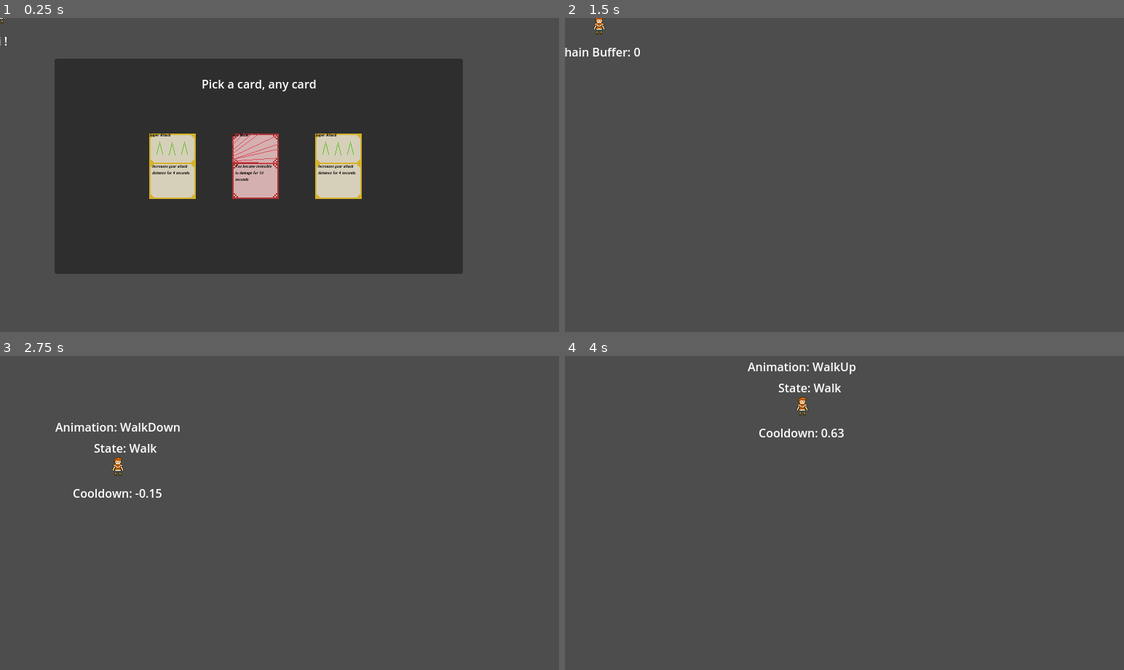
Above: before the commit, frames 1-4 (two rows, left to right).
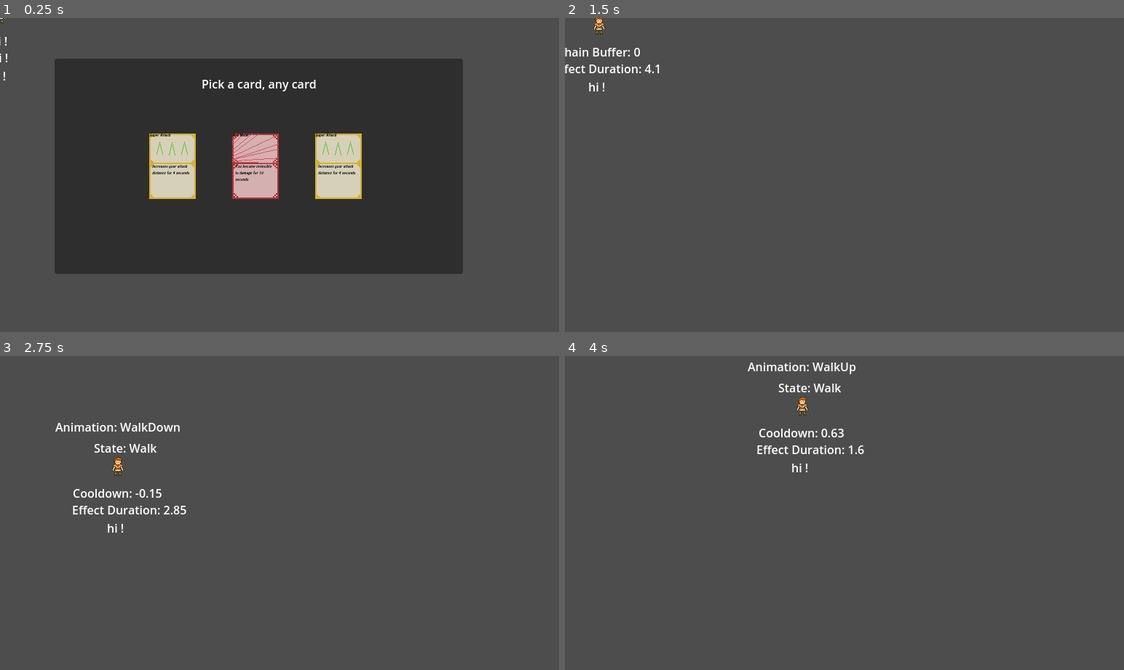
Above: after the commit, the same moments.

Repository: UVGDClub/PassTheGame_2024
Game: Godot game, scene res://src/main_temp.tscn
Two runs of this game, one before a commit and one after it. Both use one fixed random seed, a clock stepped at 60 frames per second and the inputs below. This scene is started directly instead of the project's main scene.
Inputs (mouse positions are in pixels of both pictures, inside the frame that each line leads up to):
- Up to frame 1 (0.25 s): no input
- Up to frame 2 (1.5 s): click (738, 165) at 0.52 s; tap Enter at 1.25 s; move the mouse to (967, 159) at 1.27 s; hold D (right) from 1.28 s (still down); click (967, 159) at 1.35 s
- Up to frame 3 (2.75 s): right-click (402, 497) at 1.55 s; move the mouse to (167, 528) at 2.02 s; release D (right) at 2.03 s; hold S (down) from 2.03 s (still down); right-click (167, 528) at 2.1 s; tap F (consume, bound only after the commit) at 2.3 s
- Up to frame 4 (4 s): move the mouse to (900, 443) at 2.77 s; release S (down) at 2.78 s; hold D (right) 2.78-3.53 s; tap F (consume, bound only after the commit) at 2.85 s; click (900, 443) at 3.05 s; move the mouse to (816, 575) at 3.52 s; hold W (up) from 3.53 s (still down); click (816, 575) at 3.6 s; right-click (816, 575) at 3.8 s

The runs differ from the first frame. In frame 1, less than 0.1% of the frame differs, in the area x 0-2%, y 11-20%; in frame 2, 0.2%; in frame 3, 0.3%, in the area x 13-34%, y 47-57%; in frame 4, 0.3%.

Commit message:
Nom Nom Update
-Basic Consume mechanic added
-Additional UIs and labels for debugging

Diff:
--- a/project.godot
+++ b/project.godot
@@ -64,6 +64,11 @@
 "events": [Object(InputEventKey,"resource_local_to_scene":false,"resource_name":"","device":-1,"window_id":0,"alt_pressed":false,"shift_pressed":false,"ctrl_pressed":false,"meta_pressed":false,"pressed":false,"keycode":0,"physical_keycode":69,"key_label":0,"unicode":101,"echo":false,"script":null)
 ]
 }
+consume={
+"deadzone": 0.5,
+"events": [Object(InputEventKey,"resource_local_to_scene":false,"resource_name":"","device":-1,"window_id":0,"alt_pressed":false,"shift_pressed":false,"ctrl_pressed":false,"meta_pressed":false,"pressed":false,"keycode":0,"physical_keycode":70,"key_label":0,"unicode":102,"echo":false,"script":null)
+]
+}
 
 [layer_names]
 
--- a/src/cards/card.gd
+++ b/src/cards/card.gd
@@ -31,6 +31,7 @@
 @export var on_card_played_sfx: AudioStream = null
 @export var duration: float
 var player: Player
+var consumed: bool
 
 func on_drawn() -> void:
 	if on_card_played_sfx != null:
@@ -38,3 +39,6 @@
 
 func play() -> void:
 	assert(false, "Each card must implement their own play() function.")
+
+func consume() -> void:
+	assert(false, "Each card must implement their own consume function.")
--- a/src/cards/invinciblility_card_temp.gd
+++ b/src/cards/invinciblility_card_temp.gd
@@ -6,5 +6,12 @@
 func play() -> void:
 	player = DeckManager.get_tree().get_nodes_in_group("Player")[0]
 	player.hurtbox.monitorable = false
-	await DeckManager.get_tree().create_timer(length).timeout
+	await DeckManager.timer.timeout
 	player.hurtbox.monitorable = true
+	if consumed:
+		DeckManager.remove_card(self)
+
+func consume() -> void:
+	if not consumed:
+		consumed = true
+		DeckManager.timer.start(duration)
--- a/src/cards/no_dash_cooldown_ethereal_card_temp.gd
+++ b/src/cards/no_dash_cooldown_ethereal_card_temp.gd
@@ -7,5 +7,11 @@
 	player = DeckManager.get_tree().get_nodes_in_group("Player")[0]
 	var prev_player_dash_cooldown = player.dash_cooldown
 	player.dash_cooldown = 0
-	await DeckManager.get_tree().create_timer(length).timeout
+	await DeckManager.timer.timeout
 	player.dash_cooldown = prev_player_dash_cooldown
+
+
+func consume() -> void:
+	if not consumed:
+		consumed = true
+		DeckManager.timer.start(duration)
--- a/src/cards/super_attack_card_temp.gd
+++ b/src/cards/super_attack_card_temp.gd
@@ -7,5 +7,12 @@
 func play() -> void:
 	player = DeckManager.get_tree().get_nodes_in_group("Player")[0]
 	player.attack_time += attack_length_increase
-	await DeckManager.get_tree().create_timer(super_attack_length).timeout
+	await DeckManager.timer.timeout
 	player.attack_time -= attack_length_increase
+	if consumed:
+		DeckManager.remove_card(self)
+
+func consume() -> void:
+	if not consumed:
+		consumed = true
+		DeckManager.timer.start(duration)
--- a/src/cards/super_dash_card_temp.gd
+++ b/src/cards/super_dash_card_temp.gd
@@ -7,5 +7,12 @@
 func play() -> void:
 	player = DeckManager.get_tree().get_nodes_in_group("Player")[0]
 	player.dash_time += dash_time_increase
-	await DeckManager.get_tree().create_timer(super_dash_length).timeout
+	await DeckManager.timer.timeout
 	player.dash_time -= dash_time_increase
+	if consumed:
+		DeckManager.remove_card(self)
+
+func consume() -> void:
+	if not consumed:
+		consumed = true
+		DeckManager.timer.start(duration)
--- a/src/cards/super_speed_card_temp.gd
+++ b/src/cards/super_speed_card_temp.gd
@@ -7,5 +7,12 @@
 func play() -> void:
 	player = DeckManager.get_tree().get_nodes_in_group("Player")[0]
 	player.MAX_WALK_VEL += speed_increase
-	await DeckManager.get_tree().create_timer(super_speed_length).timeout
+	await DeckManager.timer.timeout
 	player.MAX_WALK_VEL -= speed_increase
+	if consumed:
+		DeckManager.remove_card(self)
+
+func consume() -> void:
+	if not consumed:
+		consumed = true
+		DeckManager.timer.start(duration)
--- a/src/managers/deck_manager.gd
+++ b/src/managers/deck_manager.gd
@@ -31,6 +31,7 @@
 var is_currently_shuffling: bool = false
 var card_cycle_started: bool = false
 var _rng: RandomNumberGenerator = RandomNumberGenerator.new()
+var drawn_card: Card = null
 
 func _ready():
 	_rng.randomize()
@@ -75,21 +76,28 @@
 
 
 func shuffle_deck() -> void:
-	discard_pile = []
-	draw_pile = full_deck.duplicate()
-	draw_pile.shuffle()
-	emit_signal("deck_shuffled")
-	timer.start(SHUFFLE_TIME)
-	is_currently_shuffling = true
-	await get_tree().create_timer(1).timeout
-	SfxManager.play_sfx(shuffle_sfx, 0.1)
+	print(len(full_deck))
+	if len(full_deck) > 0:
+		print("shuffled")
+		discard_pile = []
+		draw_pile = full_deck.duplicate()
+		draw_pile.shuffle()
+		emit_signal("deck_shuffled")
+		timer.start(SHUFFLE_TIME)
+		is_currently_shuffling = true
+		SfxManager.play_sfx(shuffle_sfx, 0.1)
+	else:
+		print("cycle end")
+		card_cycle_started = false
+		drawn_card = null
 
 
 func draw_card() -> void:
 	if len(draw_pile) <= 0:
+		await get_tree().create_timer(1).timeout #this delay is to make sure the last card is removed on time
 		shuffle_deck()
 		return
-	var drawn_card: Card = draw_pile.pop_front()
+	drawn_card= draw_pile.pop_front()
 
 	drawn_card.on_drawn()
 	drawn_card.play()
@@ -100,6 +108,9 @@
 		discard_pile.append(drawn_card)
 	timer.start(drawn_card.duration)
 
+func consume_card() -> void:
+	if !is_currently_shuffling && drawn_card != null:
+		drawn_card.consume()
 
 func _on_timer_timeout():
 	if is_currently_shuffling:
--- a/src/player/player.gd
+++ b/src/player/player.gd
@@ -26,7 +26,7 @@
 var input_vect = Vector2.ZERO
 var dash_just_pressed = false
 var attack_just_pressed = false
-
+var consume_just_pressed = false
 var last_input_vect = Vector2.RIGHT
 #
 
@@ -45,8 +45,9 @@
 var dash_cooldown_timer = 0
 
 func _physics_process(delta):
-	print(dash_time)
 	get_input()
+	if consume_just_pressed:
+		consume_action()
 	state_machine.physics_process(delta)
 	move_and_slide()
 
@@ -56,6 +57,7 @@
 	input_vect = Input.get_vector("left", "right", "up", "down")
 	dash_just_pressed = Input.is_action_just_pressed("dash")
 	attack_just_pressed = Input.is_action_just_pressed("attack")
+	consume_just_pressed = Input.is_action_just_pressed("consume")
 
 func update_animation(type, vect):
 	if vect == Vector2.ZERO:
@@ -119,6 +121,8 @@
 	if animation_name and animation_player.current_animation != animation_name:
 		animation_player.play(animation_name)
 
+func consume_action():
+	DeckManager.consume_card()
 
 func update_debug_labels():
 	$temp_StateLabel.text = "State: " + state_machine.current_state.name
@@ -127,3 +131,10 @@
 		$temp_InputChainLabel.text = "Chain Buffer: " + str(round(input_chain_buffer_timer * 100) / 100)
 	else:
 		$temp_InputChainLabel.text = "Cooldown: " + str(round(dash_cooldown_timer * 100) / 100)
+	if DeckManager.is_currently_shuffling:
+		$temp_ActiveEffectLabel.text = "Shuffle Time: " + str(round(DeckManager.timer.get_time_left() * 100) / 100)
+		$tempt_ActiveCardLabel.text = "Active Card: None"
+	else:
+		$temp_ActiveEffectLabel.text = "Effect Duration: " + str(round(DeckManager.timer.get_time_left() * 100) / 100)
+		if DeckManager.drawn_card != null:
+			$tempt_ActiveCardLabel.text = "Active Card: " + DeckManager.drawn_card.card_name
--- a/src/player/player.tscn
+++ b/src/player/player.tscn
@@ -170,6 +170,22 @@
 horizontal_alignment = 1
 vertical_alignment = 1
 
+[node name="temp_ActiveEffectLabel" type="Label" parent="."]
+offset_left = -63.0
+offset_top = 43.0
+offset_right = 64.0
+offset_bottom = 66.0
+text = "hi !"
+horizontal_alignment = 1
+
+[node name="tempt_ActiveCardLabel" type="Label" parent="."]
+offset_left = -89.0
+offset_top = 68.0
+offset_right = 84.0
+offset_bottom = 91.0
+text = "hi !"
+horizontal_alignment = 1
+
 [node name="AnimationPlayer" type="AnimationPlayer" parent="."]
 libraries = {
 "": SubResource("AnimationLibrary_qtd45")
--- a/src/proc_gen/GeneratingLevel.tscn
+++ b/src/proc_gen/GeneratingLevel.tscn
@@ -988,6 +988,6 @@
 Left click to Attack
 Right click to Dash
 E to open inventory
-
+F to consume card(only refresh duration for now)
 Chain attacks and dashes by alternating actions
 (be sure to time your inputs!)"
